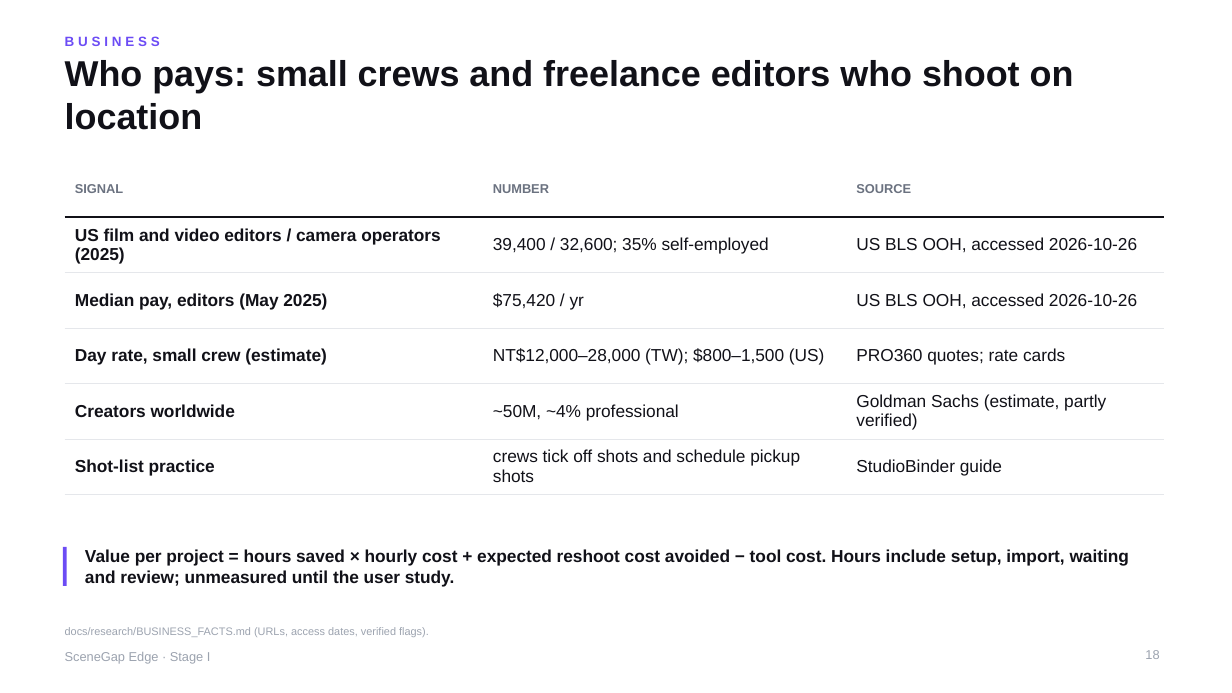
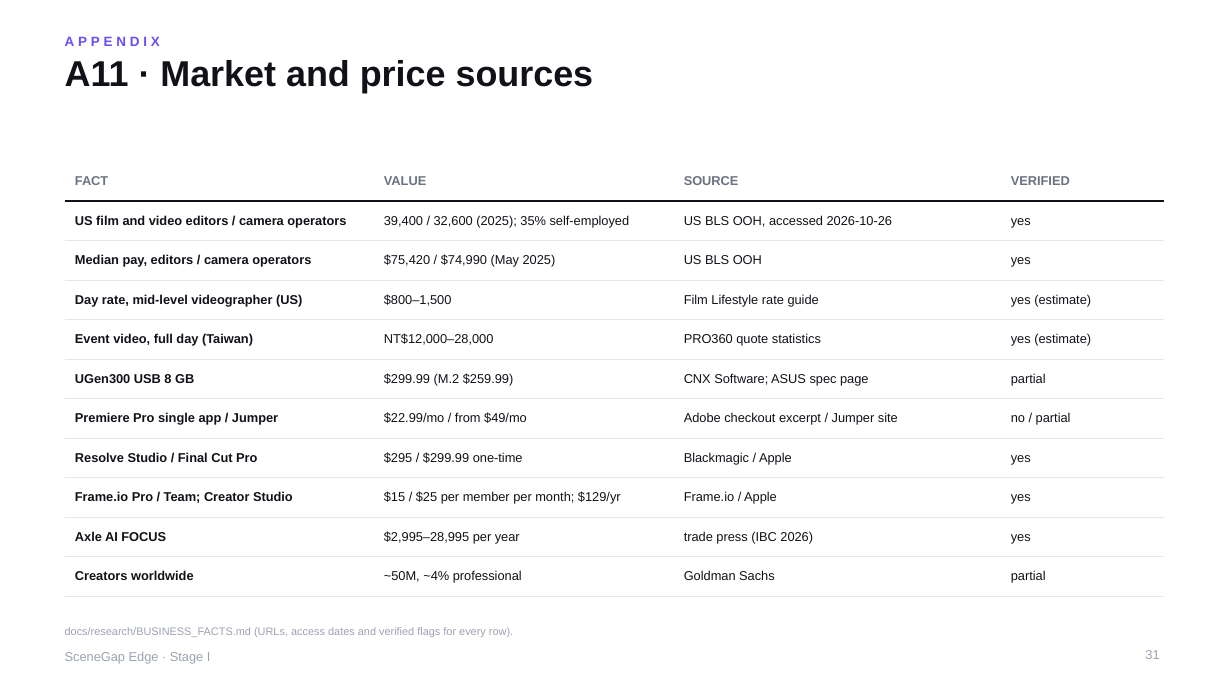
Before and after one commit to yu9bryan/scenegap-edge, a slide deck: slide 31 of docs/deck/SceneGapEdge_StageI_Proposal.pptx (slide 18 before the commit). Drawn at 1232x693 pixels with LibreOffice and Linux fonts; fonts in the diff are those of the drawing. Boxes give left, top, right and bottom in pixels: in the first picture for what was removed or moved away, otherwise in the second. Text is boxed around its words. In the diff, an @@ line names an element or a change of style, - is before the commit and + after.

```diff
--- a/docs/deck/SceneGapEdge_StageI_Proposal.pptx
+++ b/docs/deck/SceneGapEdge_StageI_Proposal.pptx
@@ text at [65,36,160,46]: text changed @@
-BUSINESS
+APPENDIX
@@ title at [65,60,594,93]: text changed @@
-Who pays: small crews and freelance editors who shoot on location
+A11 · Market and price sources
@@ table at [65,162,1165,587] @@
-SIGNAL | NUMBER | SOURCE
-US film and video editors / camera operators (2025) | 39,400 / 32,600; 35% self-employed | US BLS OOH, accessed 2026-10-26
-Median pay, editors (May 2025) | $75,420 / yr | US BLS OOH, accessed 2026-10-26
-Day rate, small crew (estimate) | NT$12,000–28,000 (TW); $800–1,500 (US) | PRO360 quotes; rate cards
-Creators worldwide | ~50M, ~4% professional | Goldman Sachs (estimate, partly verified)
-Shot-list practice | crews tick off shots and schedule pickup shots | StudioBinder guide
+FACT | VALUE | SOURCE | VERIFIED
+US film and video editors / camera operators | 39,400 / 32,600 (2025); 35% self-employed | US BLS OOH, accessed 2026-10-26 | yes
+Median pay, editors / camera operators | $75,420 / $74,990 (May 2025) | US BLS OOH | yes
+Day rate, mid-level videographer (US) | $800–1,500 | Film Lifestyle rate guide | yes (estimate)
+Event video, full day (Taiwan) | NT$12,000–28,000 | PRO360 quote statistics | yes (estimate)
+UGen300 USB 8 GB | $299.99 (M.2 $259.99) | CNX Software; ASUS spec page | partial
+Premiere Pro single app / Jumper | $22.99/mo / from $49/mo | Adobe checkout excerpt / Jumper site | no / partial
+Resolve Studio / Final Cut Pro | $295 / $299.99 one-time | Blackmagic / Apple | yes
+Frame.io Pro / Team; Creator Studio | $15 / $25 per member per month; $129/yr | Frame.io / Apple | yes
+Axle AI FOCUS | $2,995–28,995 per year | trade press (IBC 2026) | yes
+Creators worldwide | ~50M, ~4% professional | Goldman Sachs | partial
@@ line removed from (65, 547) to (65, 586) @@
@@ text removed at [85,549,1129,587] @@
-Value per project = hours saved × hourly cost + expected reshoot cost avoided − tool cost. Hours include setup, import, waiting and review; unmeasured until the user study.
@@ text at [65,627,513,637]: text changed @@
-docs/research/BUSINESS_FACTS.md (URLs, access dates, verified flags).
+docs/research/BUSINESS_FACTS.md (URLs, access dates and verified flags for every row).
@@ page number at [1145,650,1159,659]: text changed @@
-18
+31
```
Also in this commit, not shown: 18 other slides changed, 9 slides added, 2 slides removed, 12 other files.
